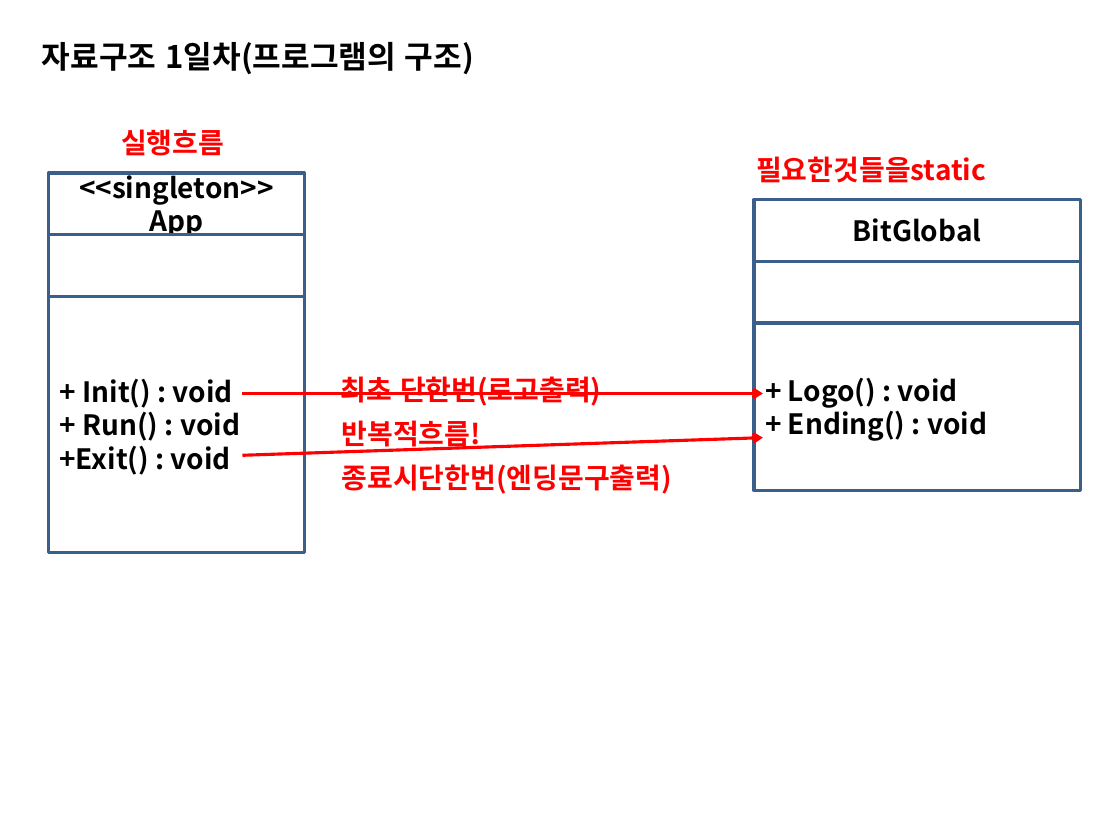
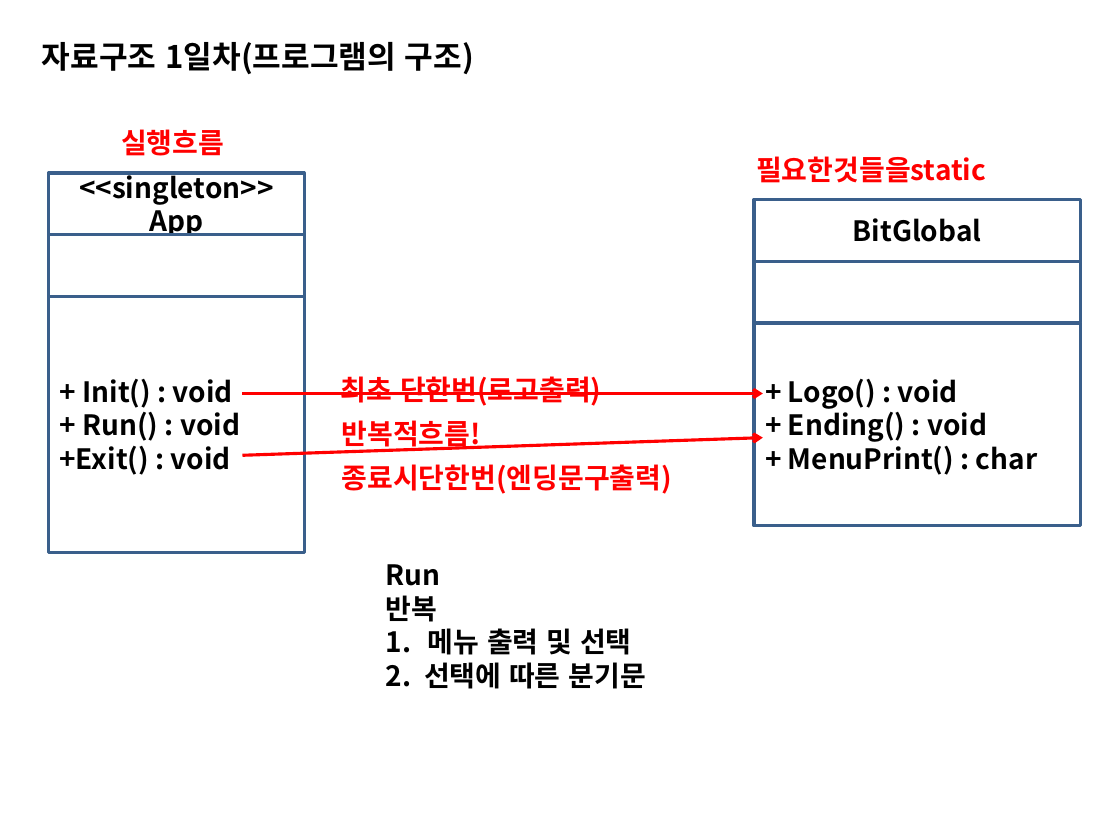
Before and after one commit to sing2song/TILDS, a slide deck: slide 11 of Java자료구조.pptx. Drawn at 1120x840 pixels with LibreOffice and Linux fonts; fonts in the diff are those of the drawing. Boxes give left, top, right and bottom in pixels: in the first picture for what was removed or moved away, otherwise in the second. Text is boxed around its words. In the diff, an @@ line names an element or a change of style, - is before the commit and + after.

```diff
--- a/Java자료구조.pptx
+++ b/Java자료구조.pptx
@@ rectangle "+ Logo() : void": place and size @@
-rectangle "+ Logo() : void" at box(754, 323, 1080, 491)
+rectangle "+ Logo() : void" at box(754, 323, 1080, 525)
@@ text in rectangle at box(788, 441, 1037, 475): paragraph added @@
++ MenuPrint() : char
@@ text added at box(386, 564, 646, 689), 18 pt, text #000000, bold @@
+Run
+반복
+1. 메뉴 출력 및 선택
+2. 선택에 따른 분기문
```
Also in this commit, not shown: 1 other slide changed, 7 slides added, 3 other files.
